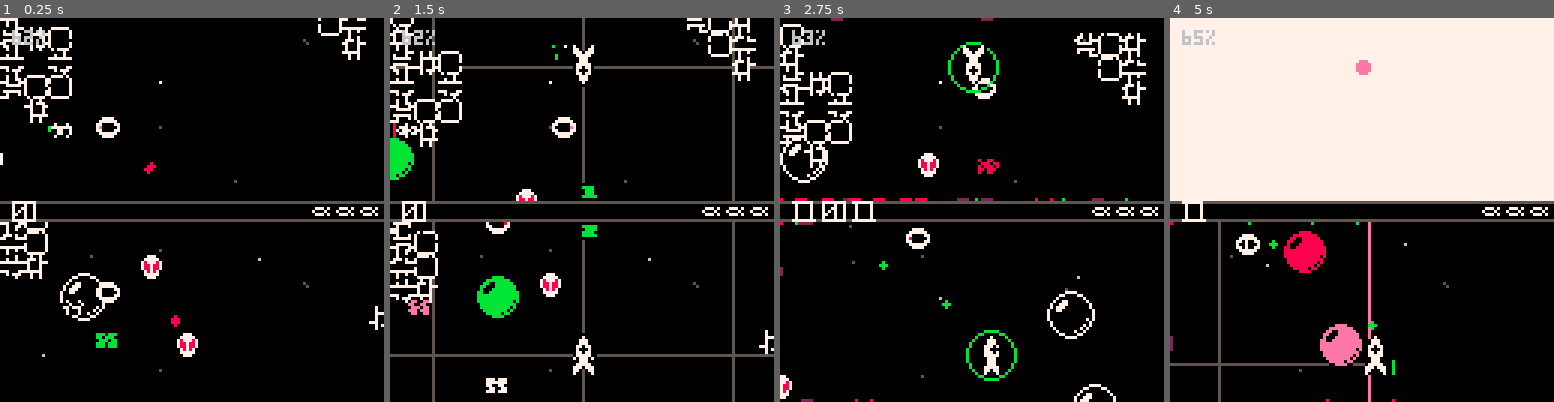
Above: before the commit, frames 1-4 (left to right).
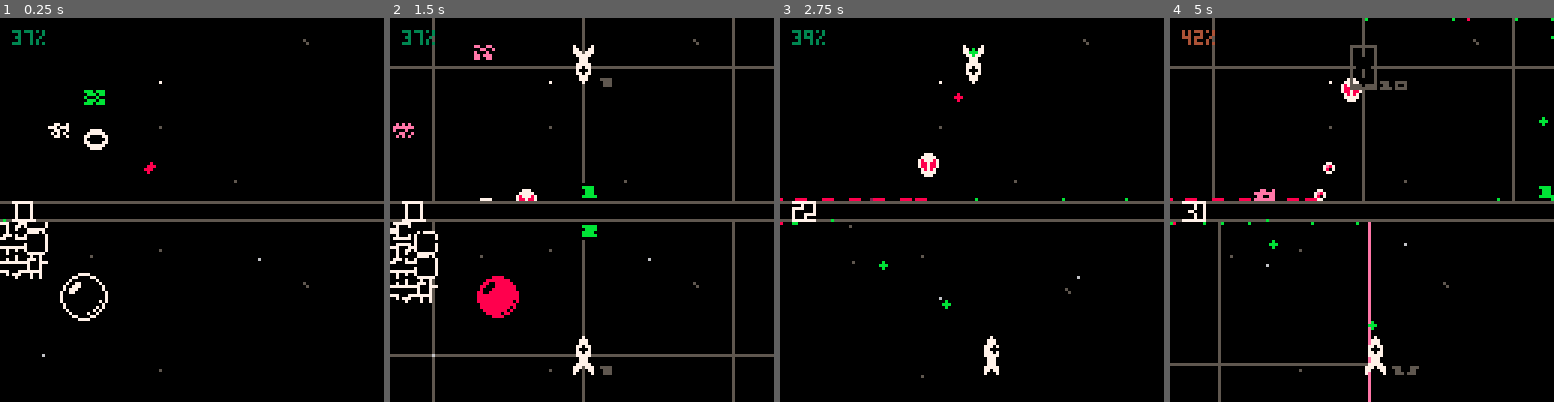
Above: after the commit, the same moments.

Repository: catnipped/friendlyfire
Game: PICO-8 cartridge friendlyfire.p8
Two runs of this game, one before a commit and one after it. Both use one fixed random seed, a clock stepped at 60 frames per second and the inputs below.
Inputs:
- Up to frame 1 (0.25 s): no input
- Up to frame 2 (1.5 s): tap O (Z key) at 0.7 s
- Up to frame 3 (2.75 s): hold Right 1.6-2.1 s; tap O (Z key) at 1.7, 2.1, 2.5 s; hold Up 2.15-2.42 s; hold Right from 2.47 s (still down)
- Up to frame 4 (5 s): tap O (Z key) every 0.4 s from 2.9 to 4.9 s; release Right at 3.03 s; hold Left 3.08-3.58 s; hold Down 3.63-3.97 s; hold Right 4.02-4.68 s; hold Up from 4.73 s (still down)

The runs differ from the first frame. In frame 1, 3.8% of the frame differs, in the area x 0-100%, y 0-89%; in frame 2, 5.6%; in frame 3, 5.5%; in frame 4, 50%, in the area x 0-100%, y 0-100%.

Commit message:
respawn hud

Diff:
--- a/friendlyfire.p8
+++ b/friendlyfire.p8
@@ -91,7 +91,7 @@
 	}
 
 	printh("init")
-	for i = 1,4 do
+	for i = 1,1 do
 		add(state.enemies, spawnenemy({const.bounds[2].x + rnd(200),const.bounds[2].y + rnd(200)},"orb",state))
 		add(state.enemies, spawnenemy({const.bounds[2].x + rnd(200),const.bounds[2].y + rnd(200)},"alien",state))
 		add(state.enemies, spawnenemy({const.bounds[2].x + rnd(200),const.bounds[2].y + rnd(200)},"robot",state))
@@ -293,21 +293,40 @@
 end
 
 function respawn(p)
+	lp = p
+	lp.death = false
+	lp.energy = 0
+	lp.invulnerable = state.time
+	return lp
 end
 
 -- player
 function updateplayers(state, events, sectors, time)
 	lstate = state
 	lstate.players = funmap(state.players, function(lp)
-		lp.energy += 1/state.time
-		if lp.death and lp.energy > 100 then respawn(p) end
+		lp.energy += 5/60
+		local lbounds = const.bounds[lp.id]
+		lp.x += lp.vx
+		lp.y += lp.vy
+		lp.vx = lerp(lp.vx, 0, 0.05)
+		lp.vy = lerp(lp.vy, 0, 0.05)
+		if btn(2,lp.id-1) then lp.vy += -0.1 end
+		if btn(3,lp.id-1) then lp.vy += 0.1 end
+		if btn(0,lp.id-1) then lp.vx += -0.1 end
+		if btn(1,lp.id-1) then lp.vx += 0.1 end
+
+		if lp.x > (lbounds.x+lbounds.w) then lp.vx -= 0.15 end
+		if lp.x < (lbounds.x) then lp.vx += 0.15 end
+		if lp.y > (lbounds.y+lbounds.h) then lp.vy -= 0.15 end
+		if lp.y < (lbounds.y) then lp.vy += 0.15 end
+		lp.vy = mid(lp.vy, -4, 4)
+		lp.vx = mid(lp.vx, -4, 4)
+		lp.cam = updatecam(lp)
+		if lp.death and lp.energy > 100 then lp = respawn(lp) end
 		if lp.death == false then
 			if lp.energy > 100 then lp.shield = true lp.energy = 0 end
-			local lbounds = const.bounds[lp.id]
-			lp.x += lp.vx
-			lp.y += lp.vy
-			lp.vx = lerp(lp.vx, 0, 0.05)
-			lp.vy = lerp(lp.vy, 0, 0.05)
+
+
 			local neighbours = myneighbours(lp.x,lp.y,sectors)
 			if playercolcheck(lp,neighbours) and isinvulnerable(lp) == false then
 				if lp.shield == true then
@@ -339,18 +358,7 @@
 			else
 				lp.rateoffire[1] -= 0.05
 			end
-			if btn(2,lp.id-1) then lp.vy += -0.1 end
-			if btn(3,lp.id-1) then lp.vy += 0.1 end
-			if btn(0,lp.id-1) then lp.vx += -0.1 end
-			if btn(1,lp.id-1) then lp.vx += 0.1 end
-
-			if lp.x > (lbounds.x+lbounds.w) then lp.vx -= 0.15 end
-			if lp.x < (lbounds.x) then lp.vx += 0.15 end
-			if lp.y > (lbounds.y+lbounds.h) then lp.vy -= 0.15 end
-			if lp.y < (lbounds.y) then lp.vy += 0.15 end
-			lp.vy = mid(lp.vy, -4, 4)
-			lp.vx = mid(lp.vx, -4, 4)
-			lp.cam = updatecam(lp)
+
 		end
 		return lp
 	end)
@@ -1039,7 +1047,7 @@
 -->8
 --draw functions below
 function _draw()
-	 if every(1) then cls() end
+	cls()
 
 	drawplayerviewport(state.players[2],0,61,-16)
 	drawplayerviewport(state.players[1],68,128,-112)
@@ -1063,12 +1071,13 @@
 
 function drawplayerviewport(p,y1,y2,yoffset)
 	clip(0,y1,128,y2)
+
 	camera(p.cam.x-64,p.cam.y+yoffset)
 	pal()
 	local cambounds = {x1 = p.cam.x-64, x2 = p.cam.x+64, y1 = p.cam.y+y1+yoffset, y2 = p.cam.y+y2+yoffset}
 
+	drawgrid(p)
 	drawstars(p)
-	drawgrid(p)
 	drawenemies(p,cambounds,y1,y2,yoffset)
 	for player in all(state.players) do
 		if player.death ~= true then
@@ -1077,6 +1086,8 @@
 			else
 				drawplayer(player, p, y1, y2, yoffset)
 			end
+		else
+			drawdeadplayer(player)
 		end
 	end
 	drawprojectiles(p,cambounds,y1,y2,yoffset)
@@ -1085,6 +1096,24 @@
 	end
 
 	pal()
+end
+
+function drawdeadplayer(p)
+			flipy = nil
+			yoffset = 0
+			if p.id == 2 then flipy = true yoffset = 1 end
+			if every(2) then
+				clr = 5
+				if p.energy > 95 and every(4) then clr = 7 end
+				line(p.x-4,p.y,p.x-6,p.y,clr)
+				line(p.x+4,p.y,p.x+6,p.y,clr)
+				line(p.x,p.y+7,p.x,p.y+9,clr)
+				line(p.x,p.y-7,p.x,p.y-9,clr)
+				rect(p.x-4,p.y-7,p.x+4,p.y+7,clr)
+				rectfill(p.x-4,p.y+7,p.x+4,p.y+7-flr(p.energy*0.14),clr)
+				palt(15,true) palt(0,false) spr(3,p.x-3,p.y-8+yoffset,1,2,false,flipy) palt()
+				drawmini(""..flr(p.energy),p.x+6,p.y+5,clr)
+			end
 end
 
 function drawstars(p)
@@ -1135,13 +1164,13 @@
 		if every(60,0,40) then spr(11+p1.id,x-1,y-1) end
 	end
 	if p1.shield then
-		if every(4,0,2) then
+		if every(3) then
 			circ(p1.x,p1.y,p1.shieldrad,11)
 		end
-	else
-		local x = flr(p1.x)
-		local y = flr(p1.y)
-		line(x + 6, y + 6, x + 6, y + 6-p1.energy/10,11)
+	elseif every(2) then
+		clr = 5
+		if p1.energy > 95 then clr = 11 end
+		drawmini(""..flr(p1.energy),p1.x+6,p1.y+4,clr)
 	end
 	palt(15,true)
 	palt(0,false)
@@ -1179,17 +1208,30 @@
 	end
 end
 
+function drawmini (score, x, y,clr)
+pal(7,clr)
+ for n = 1,#score do
+    local nr = 0 .. sub(score, n,n)
+   	 spr(64+nr,((n-1)*5)+x,y)
+	end
+pal()
+end
+
 function drawui()
 	rect(-1,61,128,67,5)
+	if state.players[1].shield ~= true then
+			clr = 11
+			pset(state.players[1].energy*1.28, 67, clr)
+	end
 	drawscore("" .. state.score ,4,60)
-	for i = 1,state.lives do
-		spr(3,128-i*8,62)
-	end
 	pal()
 	--debug
 	local percent = flr(stat(1)*100)
 	print(percent .. "%", 4 , 4 , stat(1)*10)
 end
+
+
+
 
 
 
Not shown, changed: 19 lines of the sprite sheet (__gfx__) section of friendlyfire.p8
